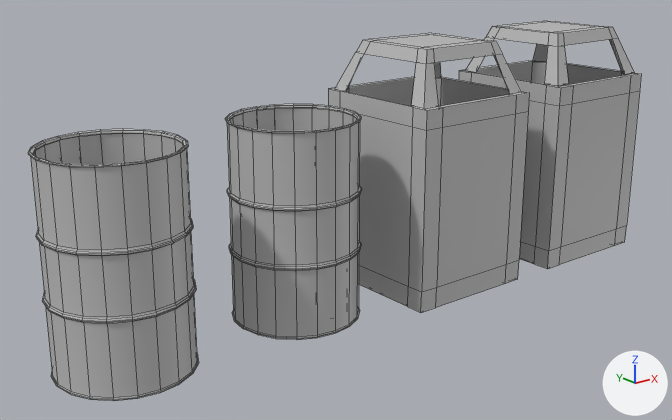
The FBX model Scene Environment Assets/UV Mapped/FBX/BarrelTrash.fbx as it was, and as the next commit left it.
One viewpoint serves both versions: a 50 mm lens placed at (-0.1191, -0.1116, 0.0607), pointed at (-0.0281, 0.0022, 0.0152). Every picture has the same lights, and +X, +Y and +Z are marked at lower right. Mesh edges are drawn as thin lines. Where no turn or scale is listed for an object, it has been applied to the vertices.

In view in the first picture: 'Burn_Barrel', 'Burn_Barrel1', 'TrashCan', 'polySurface1', 'polySurface2'.
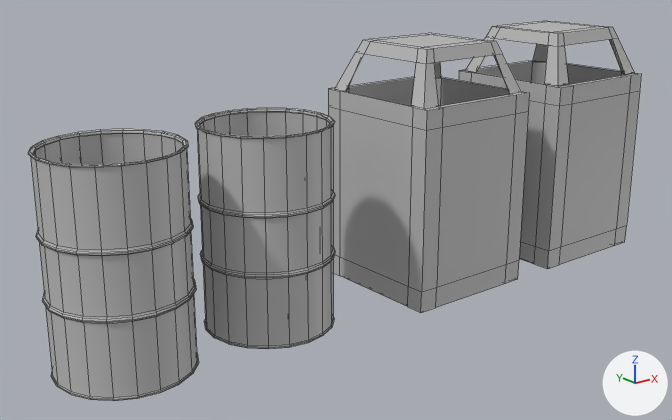
Where the change shows, as pixel boxes (x1, y1, x2, y2) in the pictures (672 x 420 px):
'Burn_Barrel', moved
    before: (225, 104, 361, 339)
    after: (195, 108, 335, 349)

What changed in the scene script:
```text
Change ob_burn_barrel:
    ob_burn_barrel.location: (-0.0381, 0.0, 0.0164) -> (-0.0432, 0.0, 0.0164)
```
